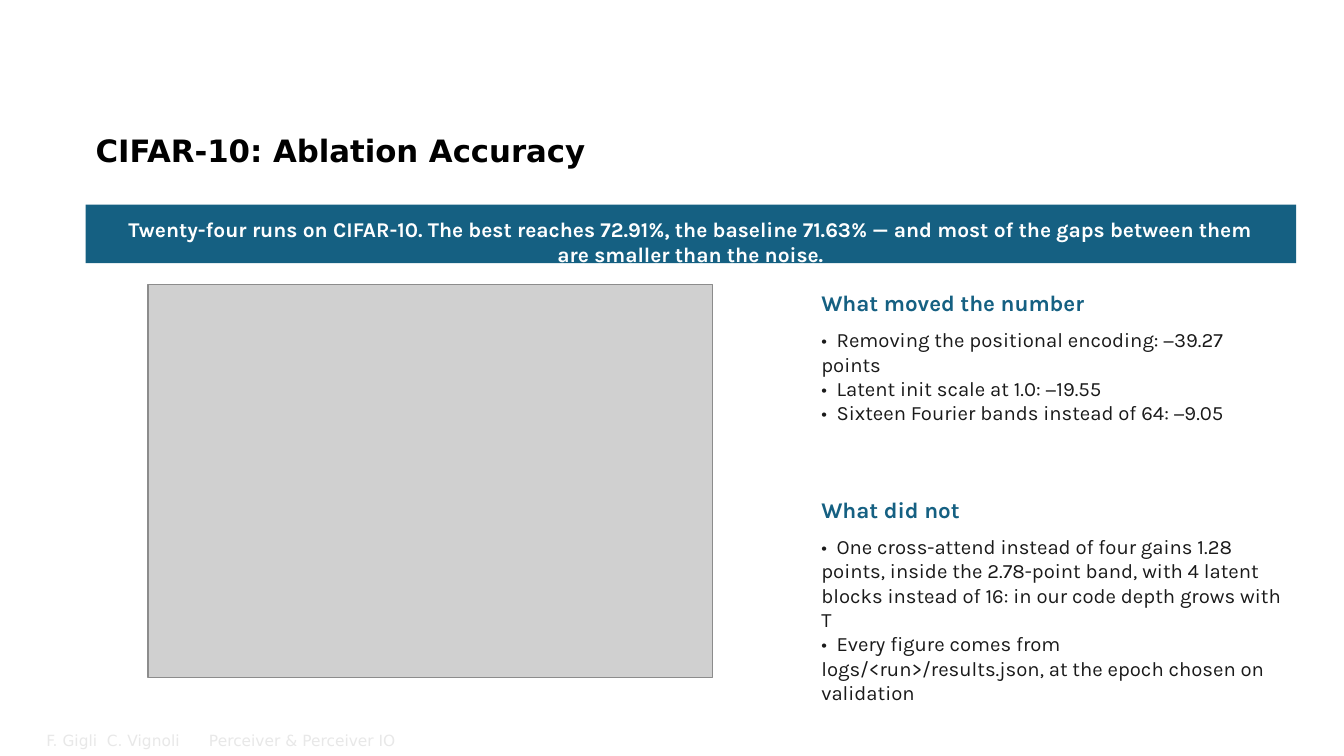
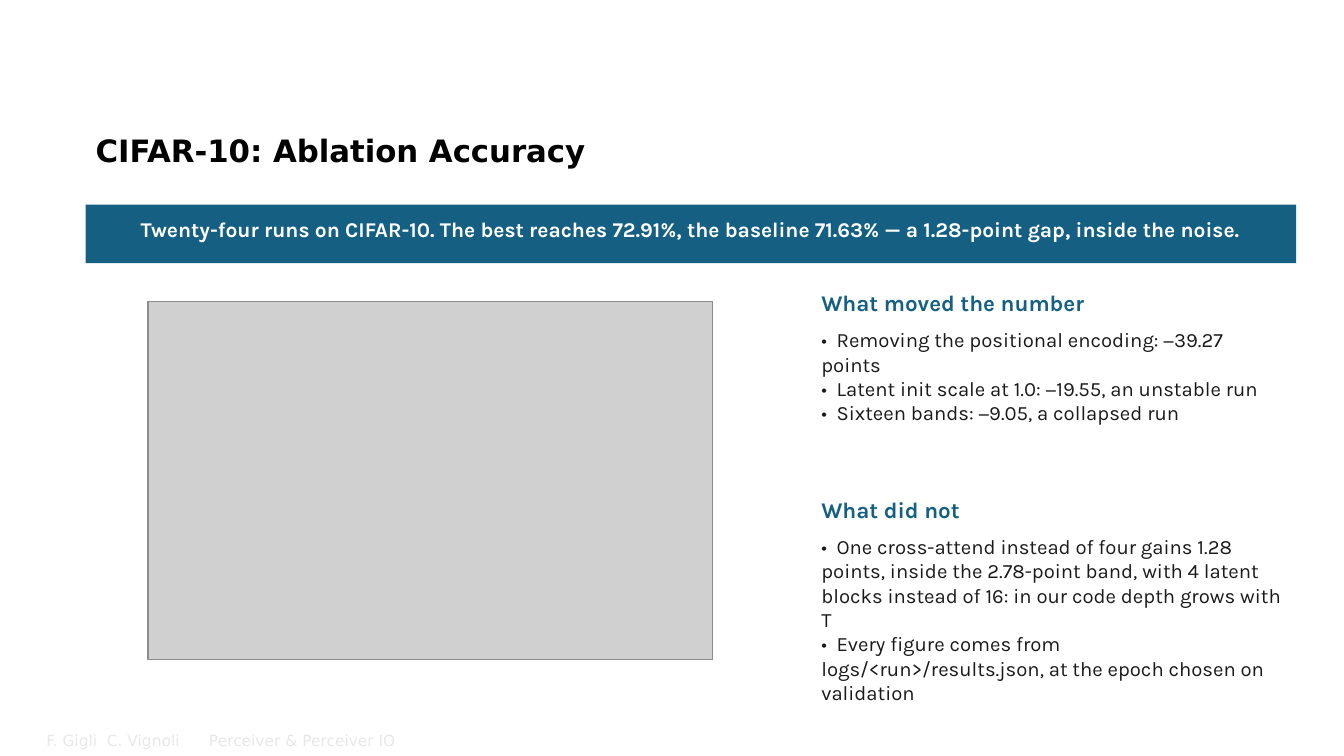
Before and after one commit to FrancescoGigli/Perceiver_project, a slide deck: slide 16 of sito/slide/Perceiver & Perceiver IO.pptx. Drawn at 1344x756 pixels with LibreOffice and Linux fonts; fonts in the diff are those of the drawing; grey boxes stand for pictures; background and template pictures are left out. Boxes give left, top, right and bottom in pixels: in the first picture for what was removed or moved away, otherwise in the second. Text is boxed around its words. In the diff, an @@ line names an element or a change of style, - is before the commit and + after.

Commit message:
Materiali allineati al codice e alla lezione rivista
Dispensa, deck beamer e deck PowerPoint, README e pagina iniziale dicono ora le stesse
cose della lezione, verificate su codice, log e PDF dei paper.

- Dispensa (220 pagine): cross-attention del nostro codice a 1 testa con d = 261
  (non 8 teste da 64), LayerNorm con radice di (sigma^2 + eps), residual del backward
  sommata a L' e non ai latenti normalizzati, init di default di PyTorch (niente Xavier),
  troncamento a +-2 sigma, Tab. 5 come "latent transformer essenziale", Tab. 6 completa,
  Fourier con frequenze equispaziate, Fig. 5 con i valori del grafico, Perceiver IO
  (84.5 con Fourier, patch audio, query da 1026, N e D non dichiarati), capitolo del
  progetto (e02 atteso per costruzione, seed che sposta lo split, CoLA in Matthews
  62.49/65.41, e23/e24/e27/e28 instabili, ModelNet40 senza banda, ResNet con la sua
  ricetta), riferimenti teorici (LSTM a 6 equazioni, LAMB, weight decay, dropout, He,
  equivarianza, softmax, flusso ottico e GLUE di IO).
- Beamer (41 pagine) e PowerPoint: stesse correzioni in inglese, formula del trust
  ratio, otto figure rigenerate da _diag/figure_risultati42.py (run instabili marcate,
  seed e split, ricette diverse, CoLA in Matthews); nuovo anello
  _diag/allinea_rev_20260927.py per il PowerPoint.
- README, progetto/README e pagina iniziale: numeri e cautele aggiornati (42 run su 42,
  59 voci di glossario, 41 pagine del deck, 220 della dispensa).
- Lezione: backward della LayerNorm, self-attention equivariante, e27 fra le run instabili.

```diff
--- a/sito/slide/Perceiver & Perceiver IO.pptx
+++ b/sito/slide/Perceiver & Perceiver IO.pptx
@@ text at (141, 222, 1240, 243): text changed @@
-Twenty-four runs on CIFAR-10. The best reaches 72.91%, the baseline 71.63% — and most of the gaps between them are smaller than the noise.
+Twenty-four runs on CIFAR-10. The best reaches 72.91%, the baseline 71.63% — a 1.28-point gap, inside the noise.
@@ picture: place and size @@
-picture at (148, 284, 713, 678)
+picture at (148, 301, 713, 659)
@@ text at (837, 382, 1258, 425): text changed @@
-• Latent init scale at 1.0: −19.55
-• Sixteen Fourier bands instead of 64: −9.05
+• Latent init scale at 1.0: −19.55, an unstable run
+• Sixteen bands: −9.05, a collapsed run
```
Also in this commit, not shown: 25 other slides changed, 18 other files.
